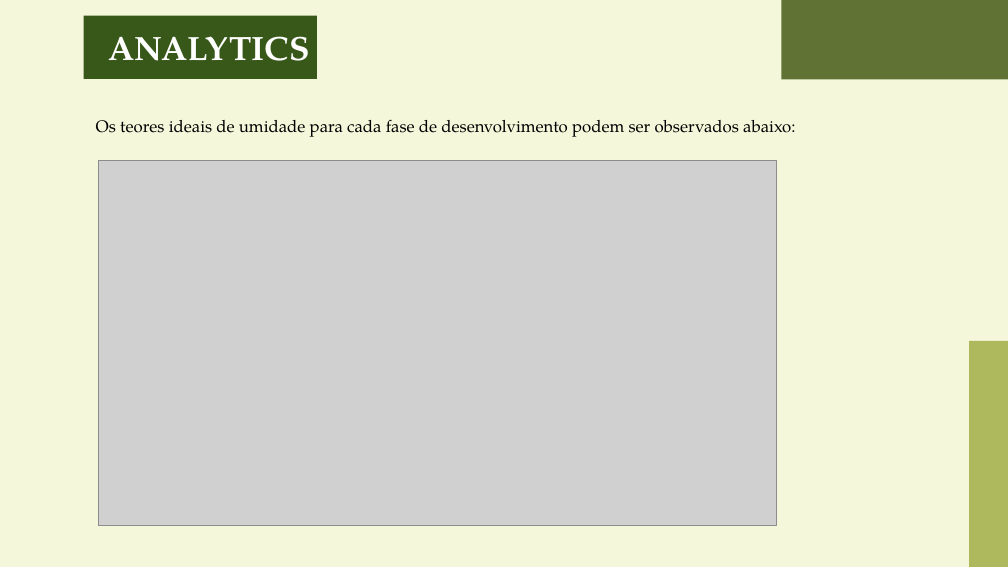
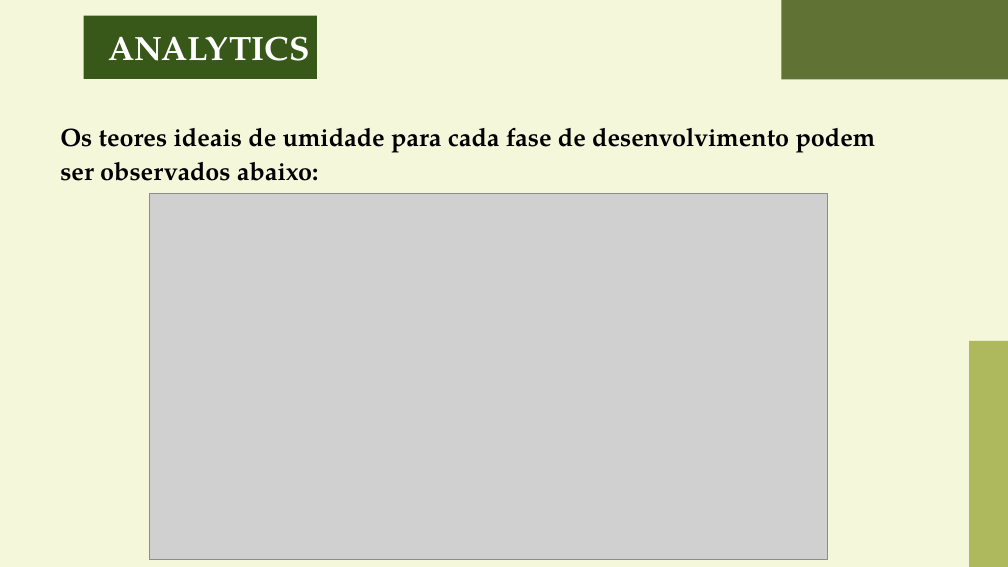
Before and after one commit to KaioZaniboni/wisoy-1, a slide deck: slide 14 of Documentos/Power Point/Sprint 3 - FINAL.pptx. Drawn at 1008x567 pixels with LibreOffice and Linux fonts; fonts in the diff are those of the drawing; grey boxes stand for pictures. Boxes give left, top, right and bottom in pixels: in the first picture for what was removed or moved away, otherwise in the second. Text is boxed around its words. In the diff, an @@ line names an element or a change of style, - is before the commit and + after.

```diff
--- a/Documentos/Power Point/Sprint 3 - FINAL.pptx
+++ b/Documentos/Power Point/Sprint 3 - FINAL.pptx
@@ text at [60, 128, 876, 153]: text changed; size 12 to 18 pt; bold on @@
-Os teores ideais de umidade para cada fase de desenvolvimento podem ser observados abaixo:
+Os teores ideais de umidade para cada fase de desenvolvimento podem
@@ text added at [60, 162, 318, 181], 18 pt, text #000000, bold @@
+ser observados abaixo:
@@ picture: place and size @@
-picture at [99, 160, 776, 525]
+picture at [150, 194, 828, 558]
```
Also in this commit, not shown: 2 other slides changed.
